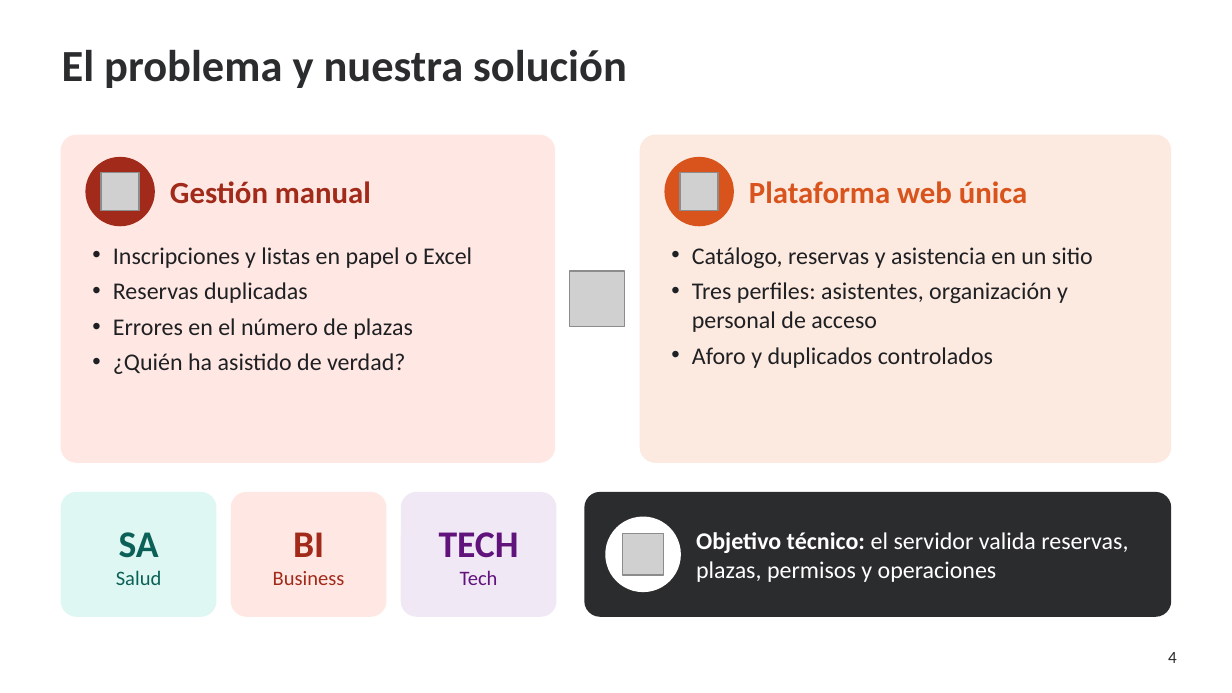
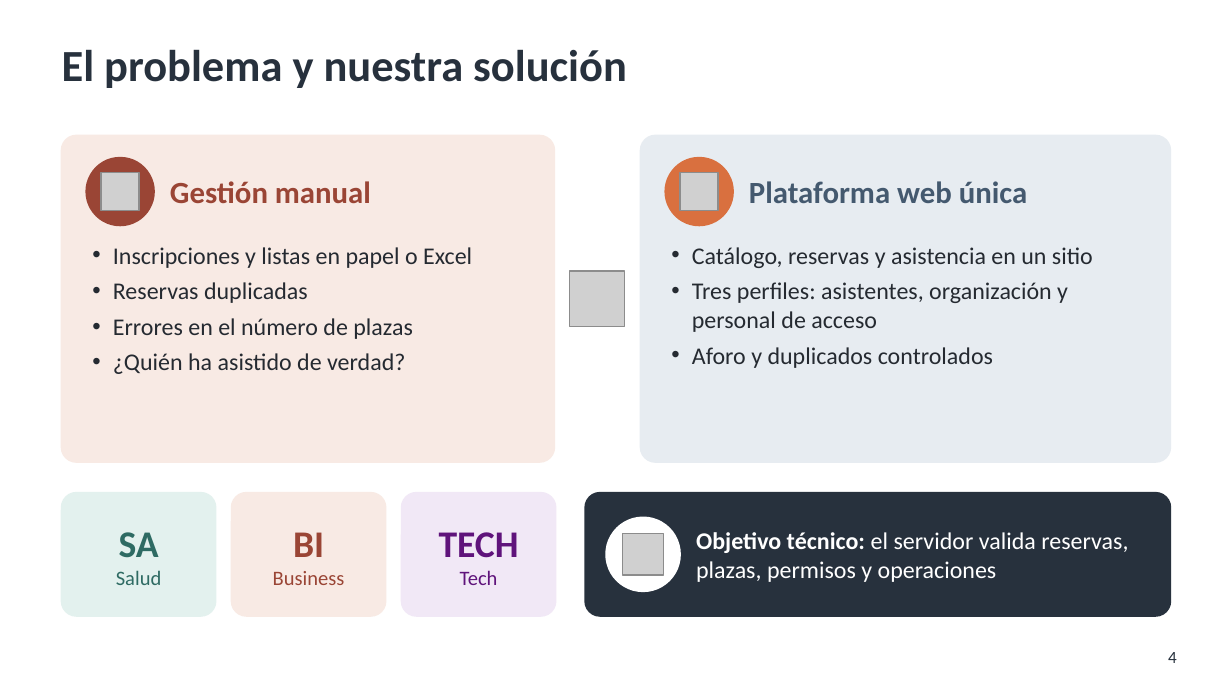
Before and after one commit to pablopedron/SABITECH, a slide deck: slide 4 of documents/Presentacion/07_2_DAW_Intermodular_1Evaluacion_SABITECH_WEB_Presentacion.pptx. Drawn at 1232x693 pixels with LibreOffice and Linux fonts; fonts in the diff are those of the drawing; grey boxes stand for pictures; background and template pictures are left out. Boxes give left, top, right and bottom in pixels: in the first picture for what was removed or moved away, otherwise in the second. Text is boxed around its words. In the diff, an @@ line names an element or a change of style, - is before the commit and + after.

```diff
--- a/documents/Presentacion/07_2_DAW_Intermodular_1Evaluacion_SABITECH_WEB_Presentacion.pptx
+++ b/documents/Presentacion/07_2_DAW_Intermodular_1Evaluacion_SABITECH_WEB_Presentacion.pptx
@@ title "El problema y nuestra solución" at bbox=[62, 49, 627, 88]: text colour #2B2C2E to #27313D @@
@@ rounded rectangle at bbox=[62, 136, 554, 462]: fill #FFE8E3 to #F8EAE4; outline #FFE8E3 1 pt to #F8EAE4 1 pt @@
@@ rounded rectangle at bbox=[641, 136, 1170, 462]: fill #FCE9DF to #E7ECF1; outline #FCE9DF 1 pt to #E7ECF1 1 pt @@
@@ ellipse at bbox=[86, 158, 154, 225]: fill #A12A1A to #9A4535; outline #A12A1A 1 pt to #9A4535 1 pt @@
@@ text "Gestión manual" at bbox=[170, 181, 371, 203]: text colour #A12A1A to #9A4535 @@
@@ ellipse at bbox=[665, 158, 733, 225]: fill #D9531C to #D9703F; outline #D9531C 1 pt to #D9703F 1 pt @@
@@ text "Plataforma web única" at bbox=[749, 181, 1027, 203]: text colour #D9531C to #44596F @@
@@ text "Catálogo, reservas y asistencia en ..." at bbox=[692, 247, 1093, 368]: text colour #1F2023 to #252A31 @@
@@ text "SA" at bbox=[116, 532, 161, 585]: text colour #0B6157 to #2E6B63 @@
@@ rounded rectangle at bbox=[62, 493, 216, 616]: fill #DFF7F3 to #E3F1EE; outline #DFF7F3 1 pt to #E3F1EE 1 pt @@
@@ text "BI" at bbox=[273, 532, 345, 585]: text colour #A12A1A to #9A4535 @@
@@ rounded rectangle at bbox=[232, 493, 386, 616]: fill #FFE8E3 to #F8EAE4; outline #FFE8E3 1 pt to #F8EAE4 1 pt @@
@@ rounded rectangle at bbox=[585, 493, 1170, 616]: fill #2B2C2E to #27313D; outline #2B2C2E 1 pt to #27313D 1 pt @@
```
Also in this commit, not shown: 14 other slides changed.
